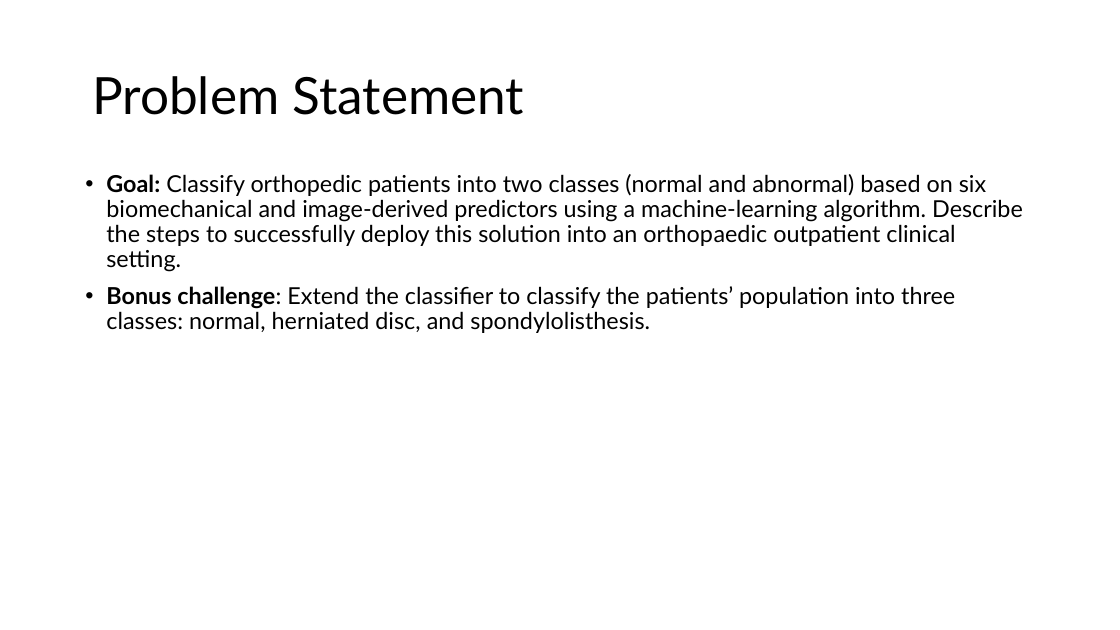
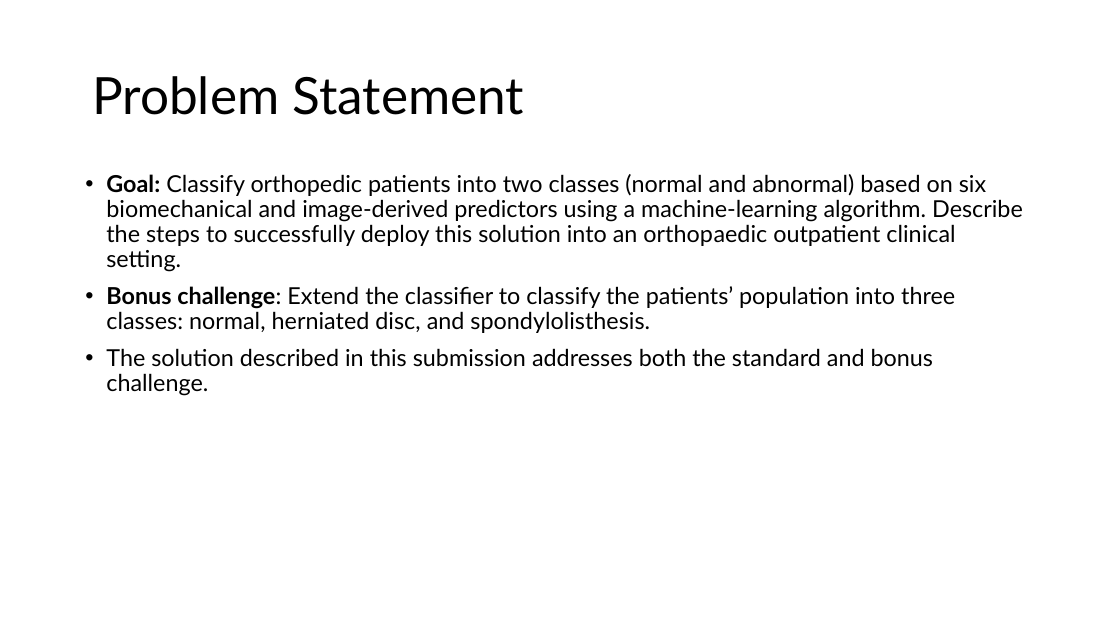
Before and after one commit to yusiGM/StrykerAI2024, a slide deck: slide 8 of SubmissionResources/StrykerSubmissionppt.pptx (slide 7 before the commit). Drawn at 1120x630 pixels with LibreOffice and Linux fonts; fonts in the diff are those of the drawing. Boxes give left, top, right and bottom in pixels: in the first picture for what was removed or moved away, otherwise in the second. Text is boxed around its words. In the diff, an @@ line names an element or a change of style, - is before the commit and + after.

```diff
--- a/SubmissionResources/StrykerSubmissionppt.pptx
+++ b/SubmissionResources/StrykerSubmissionppt.pptx
@@ text at bbox=[106, 348, 933, 396]: paragraph added @@
+• The solution described in this submission addresses both the standard and bonus challenge.
```
Also in this commit, not shown: 8 other slides changed, 30 slides added, 2 slides removed.
